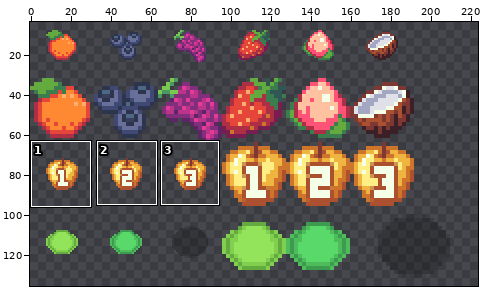
File history of a sprite sheet, assets/graphics/sprites/fruits_32x32.png. Above, an overview of the earlier version with the close-up marked.
Close-up. Earlier state:
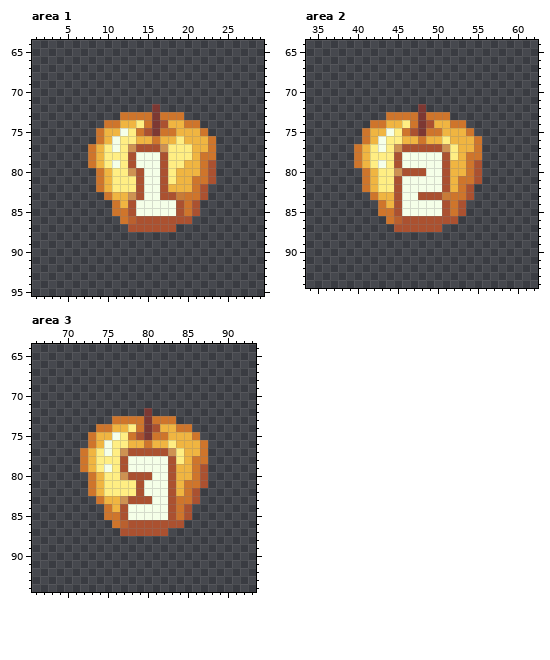
The file is 224x144 pixels. Pixels under 10% opacity are left out. Colours within 5 levels of each other are drawn and written as one. Shown: area 1: x 1..29, y 64..95; area 2: x 34..62, y 64..94; area 3: x 66..93, y 64..94. The wide view leaves out empty margins. The commit also changed other parts of the picture, which this record leaves out.
New version:
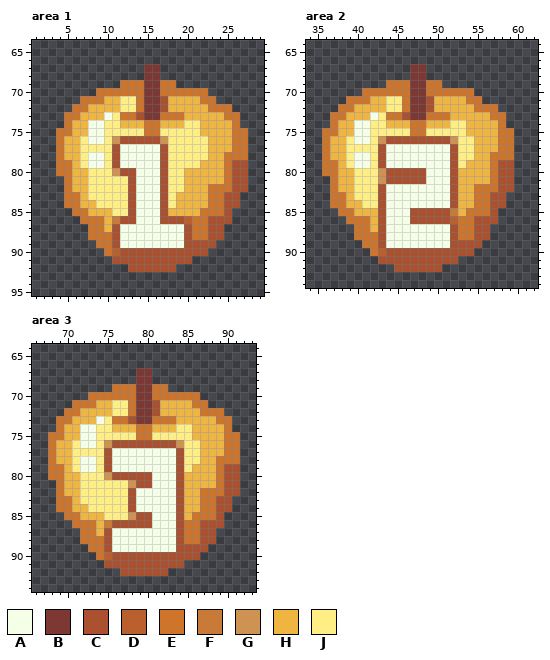
Palette (. is transparent): A #f5ffe8  B #7d3833  C #ab5130  D #ba602e  E #cf752b  F #c87b37  G #ce9252  H #f0b541  J #ffee83
The exact change:
--- area 1
@@ x 1..29 @@
 66 .............................
-67 .............................
-68 .............................
-69 .............................
-70 .............................
-71 .............................
-72 ...............B.............
-73 ...........EEEEBEEE..........
-74 .........EEHHJEBCHHEE........
-75 ........EHHAJECBEEHHHE.......
-76 ........EHAJJHHEHHJHHHE......
-77 .......EHJAJGCCCGJJJHHE......
-78 .......EHJJJCAAACJJJHEE......
-79 .......EHJAJCAAACJJHHEC......
-80 ........EHJJGCAACJHHHEC......
-81 ........EHJJJCAACJHHEEC......
-82 ........EHJJJCAACHHHEC.......
-83 .........EHHGCAACCFEEC.......
-84 ..........EHCAAAAACEC........
-85 ..........EECAAAAACEC........
-86 ...........EDCCCCCCC.........
-87 ............CCCCCC...........
-88 .............................
-89 .............................
-90 .............................
-91 .............................
-92 .............................
+67 ..............BB.............
+68 ..............BB.............
+69 ...........EEEBBEE...........
+70 ........EEEEEEBBEEEEEE.......
+71 ......EEEHHJJEBBCHHHHEE......
+72 .....EEHHHHJJEBBCHHHHHEEE....
+73 ....EEHHHAJEECBBEEEHHHHHEE...
+74 ....EHHAAJJHHHEEHHHJJHHHHE...
+75 ...EEHHAAJJJJJEEJJJJJHHHHEE..
+76 ...EHHJAAJGCCCCCGJJJJJHHHEE..
+77 ...EHHJJJJCAAAAACJJJJJHHHEE..
+78 ...EHHJAAJCAAAAACJJJJJHHEEE..
+79 ...EEHJAAJCAAAAACJJJJHHHECC..
+80 ...EEHHJJJGCCAAACJJHHHHHECC..
+81 ....EHHJJJJJCAAACJJHHHHHECC..
+82 ....EHHJJJJJCAAACJJHHHEEECC..
+83 ....EEHJJJJJCAAACJHHHHEECC...
+84 ....EEHHJJJJCAAACJHHHHEECC...
+85 .....EEHHHJJCAAACHHHHEEEC....
+86 ......EEEHFCCAAACCCDEECCC....
+87 .......EEHCAAAAAAAACEECC.....
+88 .......EEECAAAAAAAACEECC.....
+89 ........EECAAAAAAAACCCC......
+90 .........EDCCCCCCCCCCC.......
+91 ..........CCCCCCCCCC.........
+92 ............CCCCCC...........
 93 .............................
--- area 2
@@ x 34..62 @@
 66 .............................
-67 .............................
-68 .............................
-69 .............................
-70 .............................
-71 .............................
-72 ..............B..............
-73 ..........EEEEBEEE...........
-74 ........EEHHJEBCHHEE.........
-75 .......EHHAJECBEEHHHE........
-76 .......EHAJJHHEHHJHHHE.......
-77 ......EHJAJGCCCCCGJHHE.......
-78 ......EHJJJCAAAAACJHEE.......
-79 ......EHJAJCAAAAACHHEC.......
-80 .......EHJJGCCCAACHHEC.......
-81 .......EHJJCAAAAACHEEC.......
-82 .......EHJJCAAAAACHEC........
-83 ........EHHCAACCCFEEC........
-84 .........EHCAAAAACEC.........
-85 .........EECAAAAACEC.........
-86 ..........EDCCCCCCC..........
-87 ...........CCCCCC............
-88 .............................
-89 .............................
-90 .............................
-91 .............................
-92 .............................
+67 .............BB..............
+68 .............BB..............
+69 ..........EEEBBEE............
+70 .......EEEEEEBBEEEEEE........
+71 .....EEEHHJJEBBCHHHHEE.......
+72 ....EEHHHHJJEBBCHHHHHEEE.....
+73 ...EEHHHAJEECBBEEEHHHHHEE....
+74 ...EHHAAJJHHHEEHHHJJHHHHE....
+75 ..EEHHAAJJJJJEEJJJJJHHHHEE...
+76 ..EHHJAAJGCCCCCCCCGJJHHHEE...
+77 ..EHHJJJJCAAAAAAAACJJHHHEE...
+78 ..EHHJAAJCAAAAAAAACJJHHEEE...
+79 ..EEHJAAJCAAAAAAAACJHHHECC...
+80 ..EEHHJJJGCCCCCAAACHHHHECC...
+81 ...EHHJJJGCCCCCAAACHHHHECC...
+82 ...EHHJJJCAAAAAAAACHHEEECC...
+83 ...EEHJJJCAAAAAAAACHHEECC....
+84 ...EEHHJJCAAAAAAAACHHEECC....
+85 ....EEHHHCAAACCCCCFHEEEC.....
+86 .....EEEHCAAACCCCCDEECCC.....
+87 ......EEHCAAAAAAAACEECC......
+88 ......EEECAAAAAAAACEECC......
+89 .......EECAAAAAAAACCCC.......
+90 ........EDCCCCCCCCCCC........
+91 .........CCCCCCCCCC..........
+92 ...........CCCCCC............
 93 .............................
--- area 3
@@ x 66..93 @@
 66 ............................
-67 ............................
-68 ............................
-69 ............................
-70 ............................
-71 ............................
-72 ..............B.............
-73 ..........EEEEBEEE..........
-74 ........EEHHJEBCHHEE........
-75 .......EHHAJECBEEHHHE.......
-76 .......EHAJJHHEHHJHHHE......
-77 ......EHJAJGCCCCCGJHHE......
-78 ......EHJJJCAAAAACJHEE......
-79 ......EHJAJCAAAAACHHEC......
-80 .......EHJJGCCCAACHHEC......
-81 .......EHJJJJCAAACHEEC......
-82 .......EHJJJJCAAACHEC.......
-83 ........EHHGCCCAACEEC.......
-84 .........EHCAAAAACEC........
-85 .........EECAAAAACEC........
-86 ..........EDCCCCCCC.........
-87 ...........CCCCCC...........
-88 ............................
-89 ............................
-90 ............................
-91 ............................
-92 ............................
+67 .............BB.............
+68 .............BB.............
+69 ..........EEEBBEE...........
+70 .......EEEEEEBBEEEEEE.......
+71 .....EEEHHJJEBBCHHHHEE......
+72 ....EEHHHHJJEBBCHHHHHEEE....
+73 ...EEHHHAJEECBBEEEHHHHHEE...
+74 ...EHHAAJJHHHEEHHHJJHHHHE...
+75 ..EEHHAAJJJJJEEJJJJJHHHHEE..
+76 ..EHHJAAJGCCCCCCCCGJJHHHEE..
+77 ..EHHJJJJCAAAAAAAACJJHHHEE..
+78 ..EHHJAAJCAAAAAAAACJJHHEEE..
+79 ..EEHJAAJCAAAAAAAACJHHHECC..
+80 ..EEHHJJJGCCCCCAAACHHHHECC..
+81 ...EHHJJJJJJGCCAAACHHHHECC..
+82 ...EHHJJJJJJCAAAAACHHEEECC..
+83 ...EEHJJJJJJCAAAAACHHEECC...
+84 ...EEHHJJJJJCAAAAACHHEECC...
+85 ....EEHHHJJJGCCAAACHEEEC....
+86 .....EEEHFCCCCCAAACEECCC....
+87 ......EEHCAAAAAAAACEECC.....
+88 ......EEECAAAAAAAACEECC.....
+89 .......EECAAAAAAAACCCC......
+90 ........EDCCCCCCCCCCC.......
+91 .........CCCCCCCCCC.........
+92 ...........CCCCCC...........
 93 ............................
Changed places in both close-ups, as pixel boxes (x1, y1, x2, y2):
changed: (56, 64, 248, 272)
changed: (322, 64, 514, 272)
changed: (48, 368, 240, 576)
